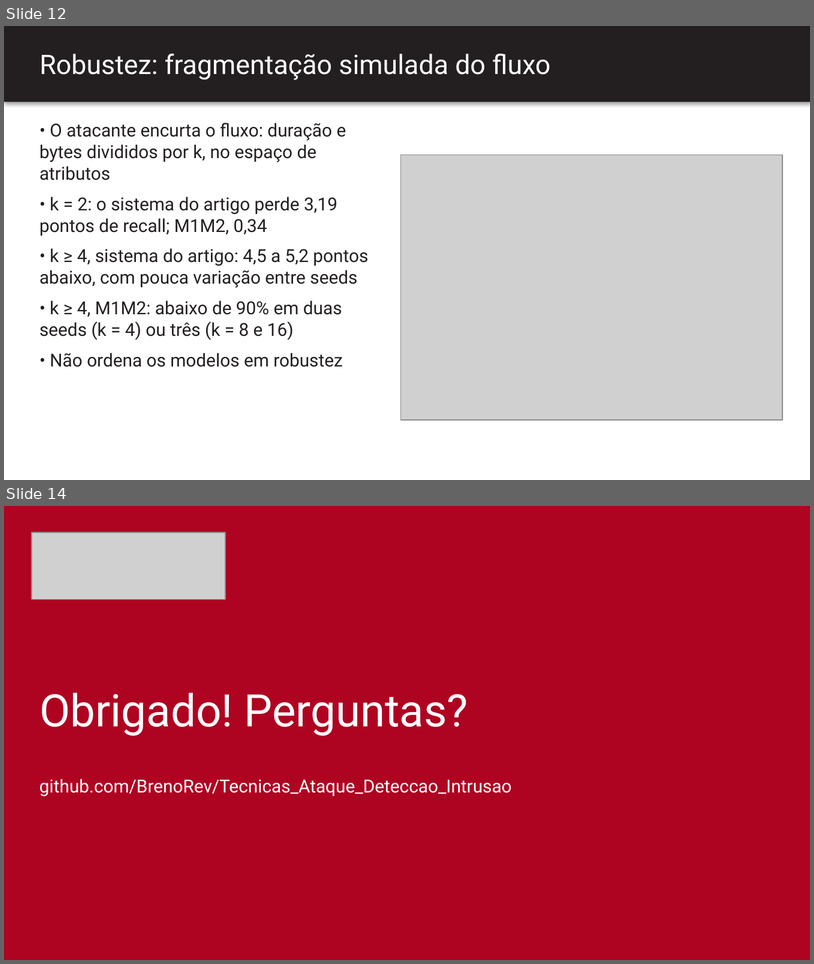
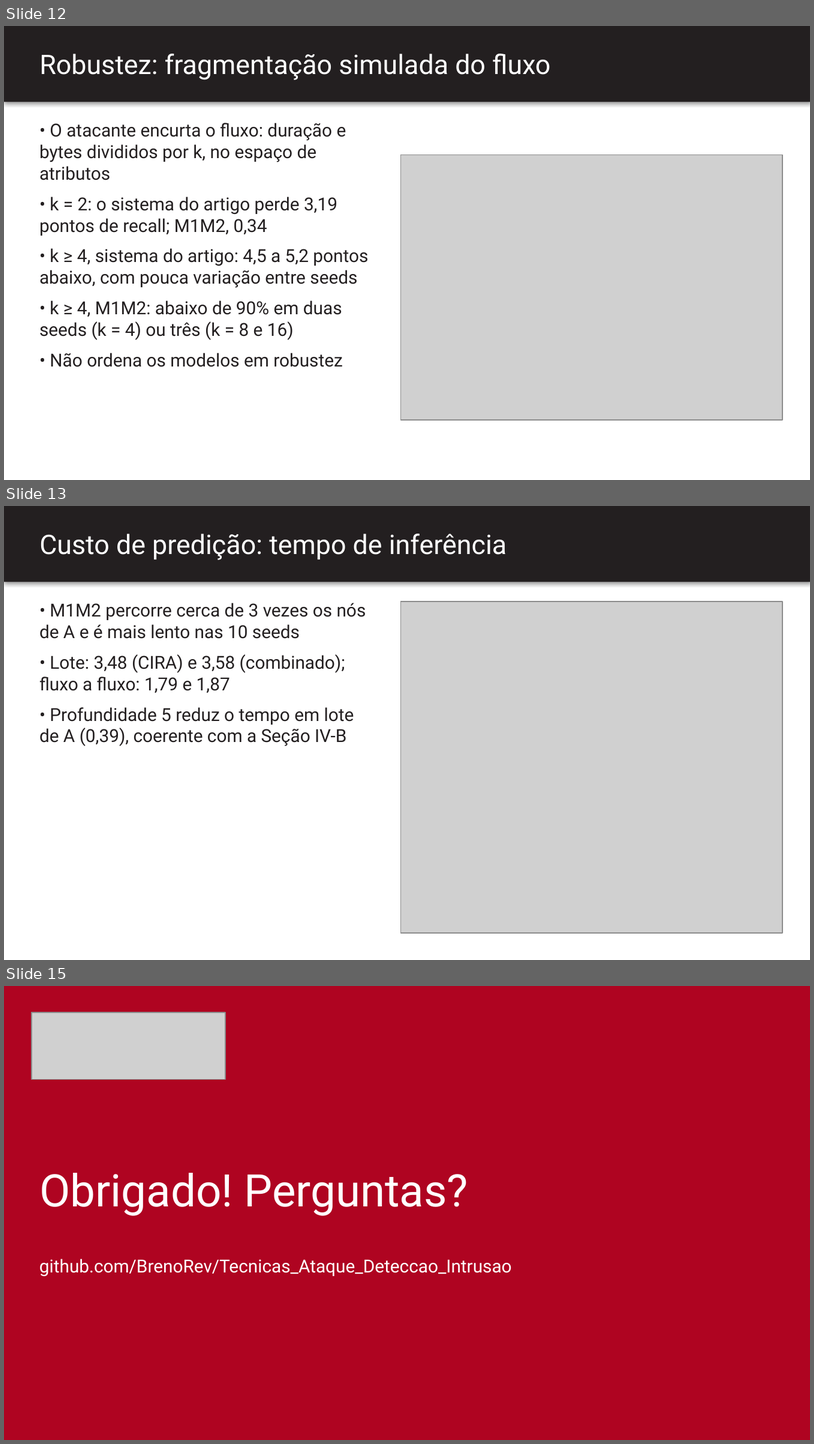
Before and after one commit to BrenoRev/Tecnicas_Ataque_Deteccao_Intrusao, a slide deck: project/report/apresentacao.pptx. Shown one above the other, each under a label of ours: slides 12 and 14 before the commit, slides 12, 13 and 15 after it; the slides between them are not shown. The pictures are 814x964 and 814x1444 pixels, drawn with LibreOffice and Linux fonts; fonts in the diff are those of the drawing; grey boxes stand for pictures. Boxes give left, top, right and bottom in pixels: in the first picture for what was removed or moved away, otherwise in the second. Text is boxed around its words. In the diff, an @@ line names an element or a change of style, - is before the commit and + after.

```diff
--- a/project/report/apresentacao.pptx
+++ b/project/report/apresentacao.pptx
@@ slide 13 added at bbox=[4, 506, 810, 960], background #FFFFFF @@
@@ rectangle added at bbox=[4, 506, 810, 582], fill #231F20 @@
@@ title added at bbox=[39, 534, 507, 560], 24 pt, text #FFFFFF @@
+Custo de predição: tempo de inferência
@@ text added at bbox=[39, 603, 366, 746], 16 pt, text #231F20 @@
+• M1M2 percorre cerca de 3 vezes os nós de A e é mais lento nas 10 seeds
+• Lote: 3,48 (CIRA) e 3,58 (combinado); fluxo a fluxo: 1,79 e 1,87
+• Profundidade 5 reduz o tempo em lote de A (0,39), coerente com a Seção IV-B
@@ picture added at bbox=[401, 601, 783, 933] @@
@@ what was slide 14 is now slide 15 @@
```
Also in this commit, not shown: 1 slide changed, 2 other files.
